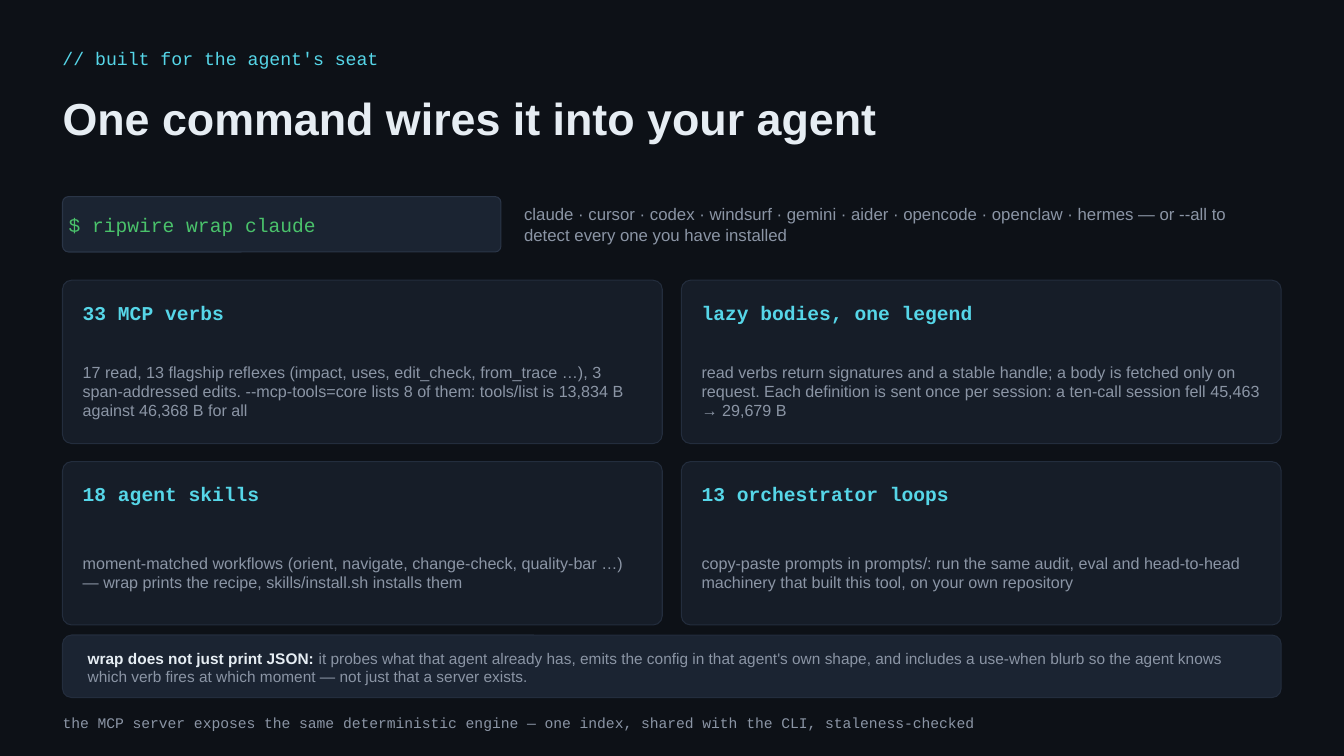
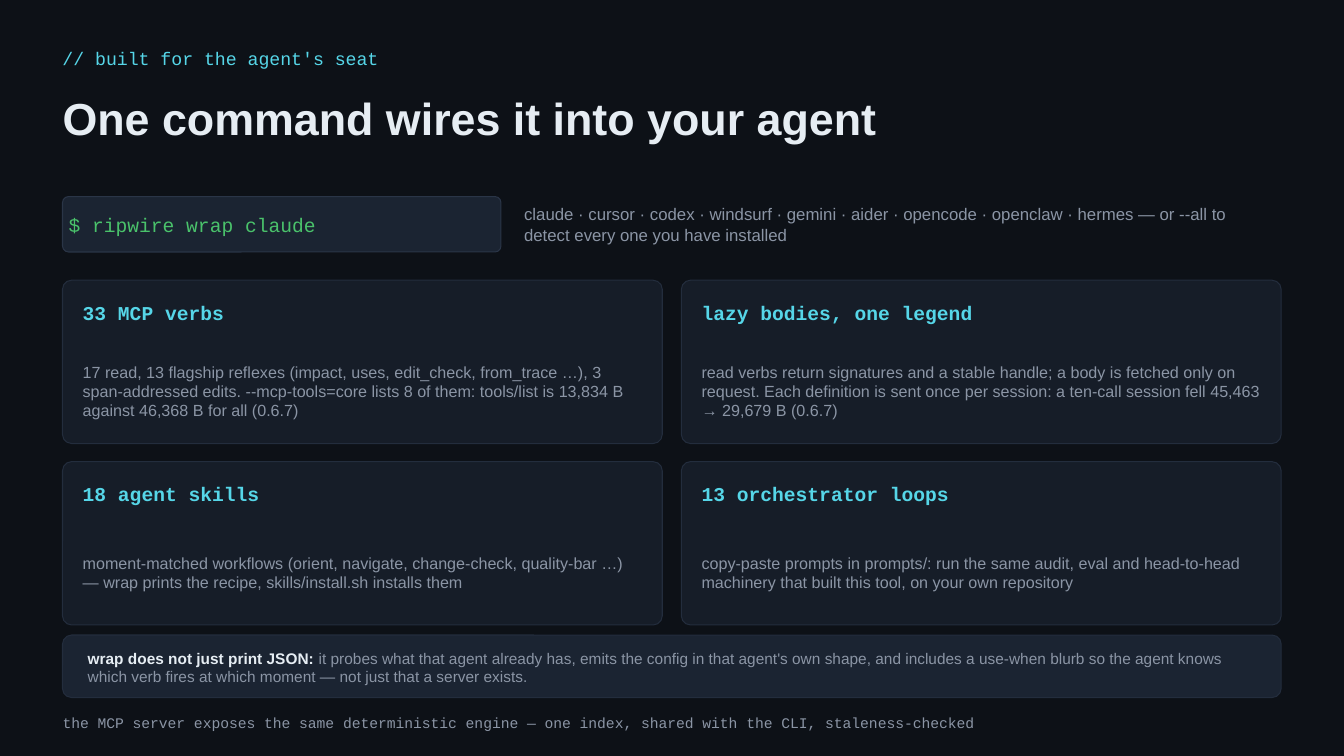
Before and after one commit to redhat-et/ripwire, a slide deck: slide 33 of present/ripwire-showcase.pptx. Drawn at 1344x756 pixels with LibreOffice and Linux fonts; fonts in the diff are those of the drawing. Boxes give left, top, right and bottom in pixels: in the first picture for what was removed or moved away, otherwise in the second. Text is boxed around its words. In the diff, an @@ line names an element or a change of style, - is before the commit and + after.

```diff
--- a/present/ripwire-showcase.pptx
+++ b/present/ripwire-showcase.pptx
@@ text at (83, 366, 624, 419): text changed @@
-17 read, 13 flagship reflexes (impact, uses, edit_check, from_trace …), 3 span-addressed edits. --mcp-tools=core lists 8 of them: tools/list is 13,834 B against 46,368 B for all
+17 read, 13 flagship reflexes (impact, uses, edit_check, from_trace …), 3 span-addressed edits. --mcp-tools=core lists 8 of them: tools/list is 13,834 B against 46,368 B for all (0.6.7)
@@ text at (702, 366, 1259, 420): text changed @@
-read verbs return signatures and a stable handle; a body is fetched only on request. Each definition is sent once per session: a ten-call session fell 45,463 → 29,679 B
+read verbs return signatures and a stable handle; a body is fetched only on request. Each definition is sent once per session: a ten-call session fell 45,463 → 29,679 B (0.6.7)
```
Also in this commit, not shown: 1 other slide changed, 2 other files.
